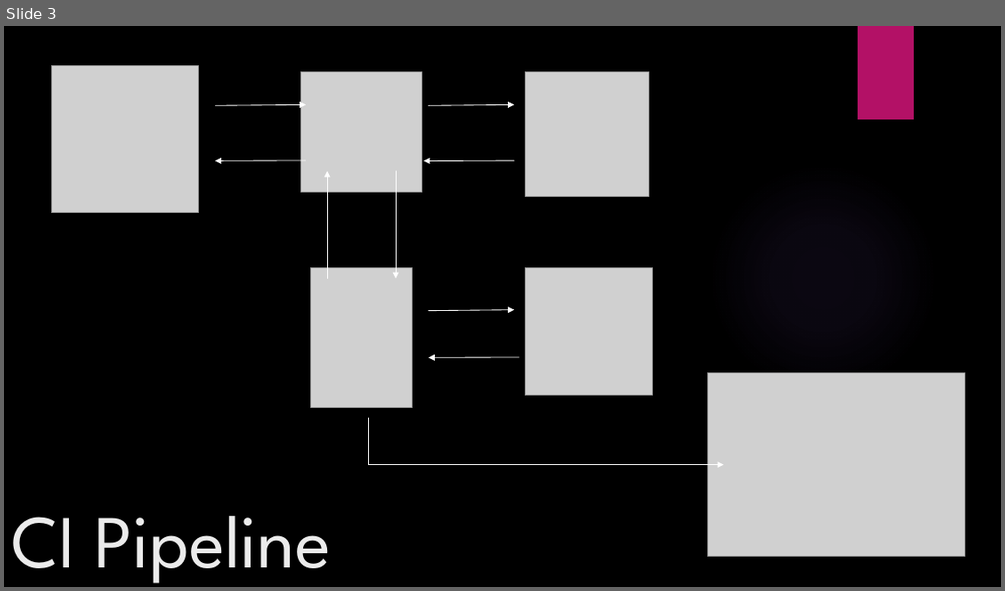
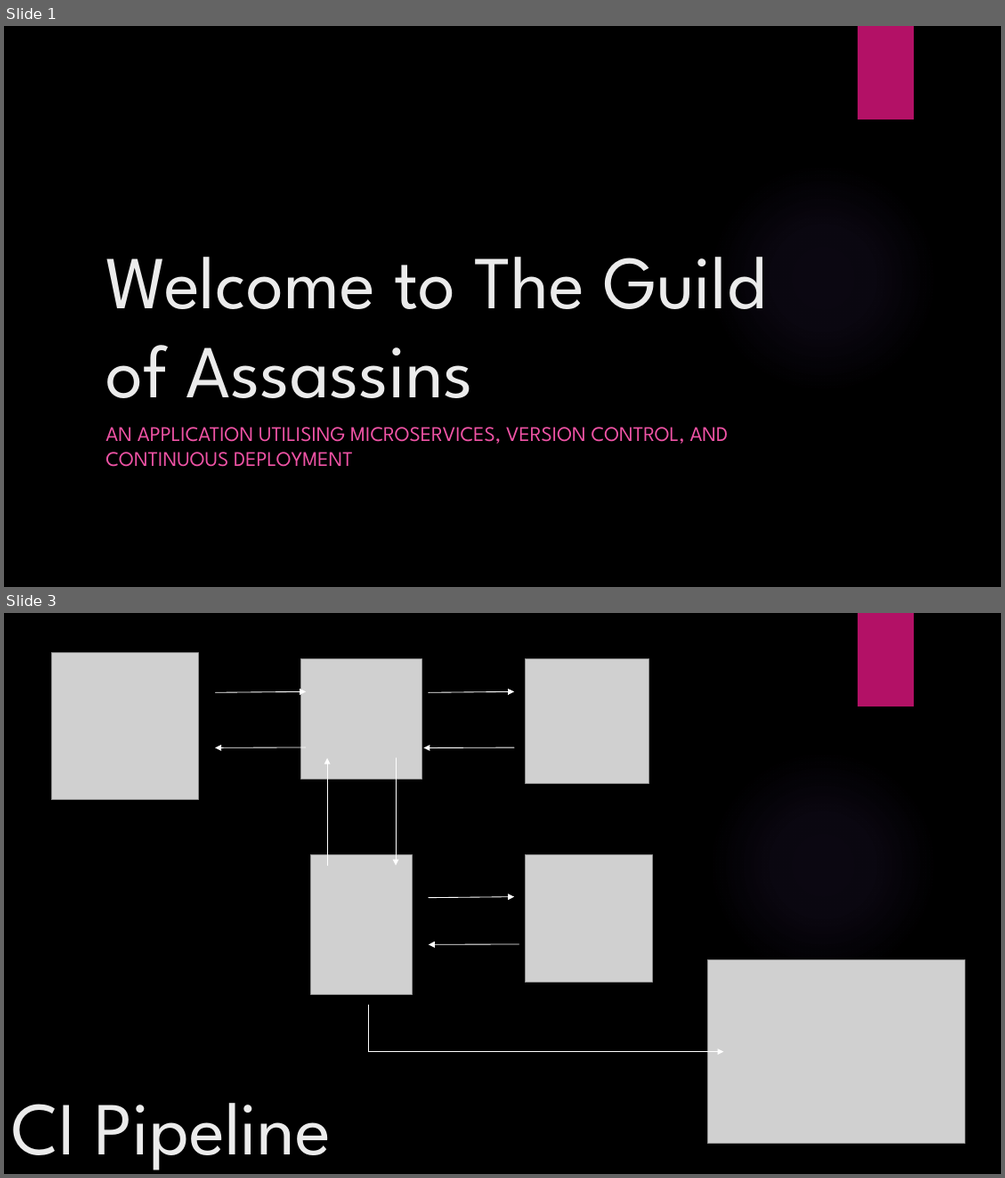
Before and after one commit to TheBartThe/assassinsGuild, a slide deck: Documentation/assassinsGuildPresentation.pptx. Shown one above the other, each under a label of ours: slide 3 before the commit, slides 1 and 3 after it; the slides between them are not shown. The pictures are 1005x591 and 1005x1178 pixels, drawn with LibreOffice and Linux fonts; fonts in the diff are those of the drawing; grey boxes stand for pictures; background and template pictures are left out. Boxes give left, top, right and bottom in pixels: in the first picture for what was removed or moved away, otherwise in the second. Text is boxed around its words. In the diff, an @@ line names an element or a change of style, - is before the commit and + after.

```diff
--- a/Documentation/assassinsGuildPresentation.pptx
+++ b/Documentation/assassinsGuildPresentation.pptx
@@ slide 1 added at [4, 26, 1001, 587], background picture (left out); not listed: 2 template elements that a slide beside it also shows @@
@@ title added at [105, 257, 766, 398], 72 pt, text #EBEBEB @@
+Welcome to The Guild of Assassins
@@ subtitle added at [105, 426, 728, 467], 20 pt, text #EF53A5 @@
+AN APPLICATION UTILISING MICROSERVICES, VERSION CONTROL, AND CONTINUOUS DEPLOYMENT
```
Also in this commit, not shown: 1 slide removed, 1 other file.
